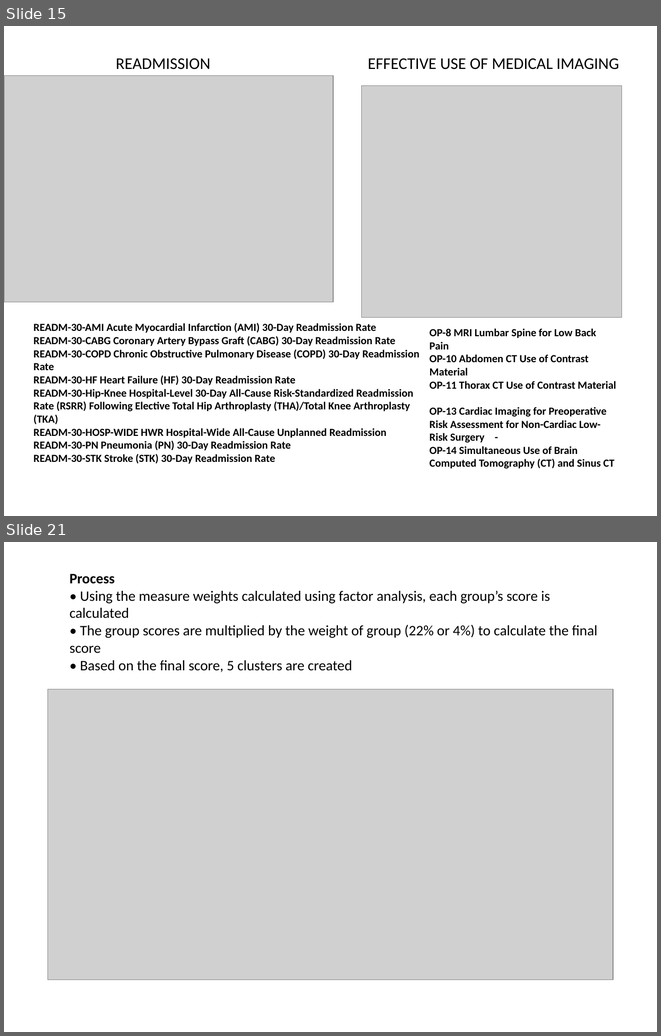
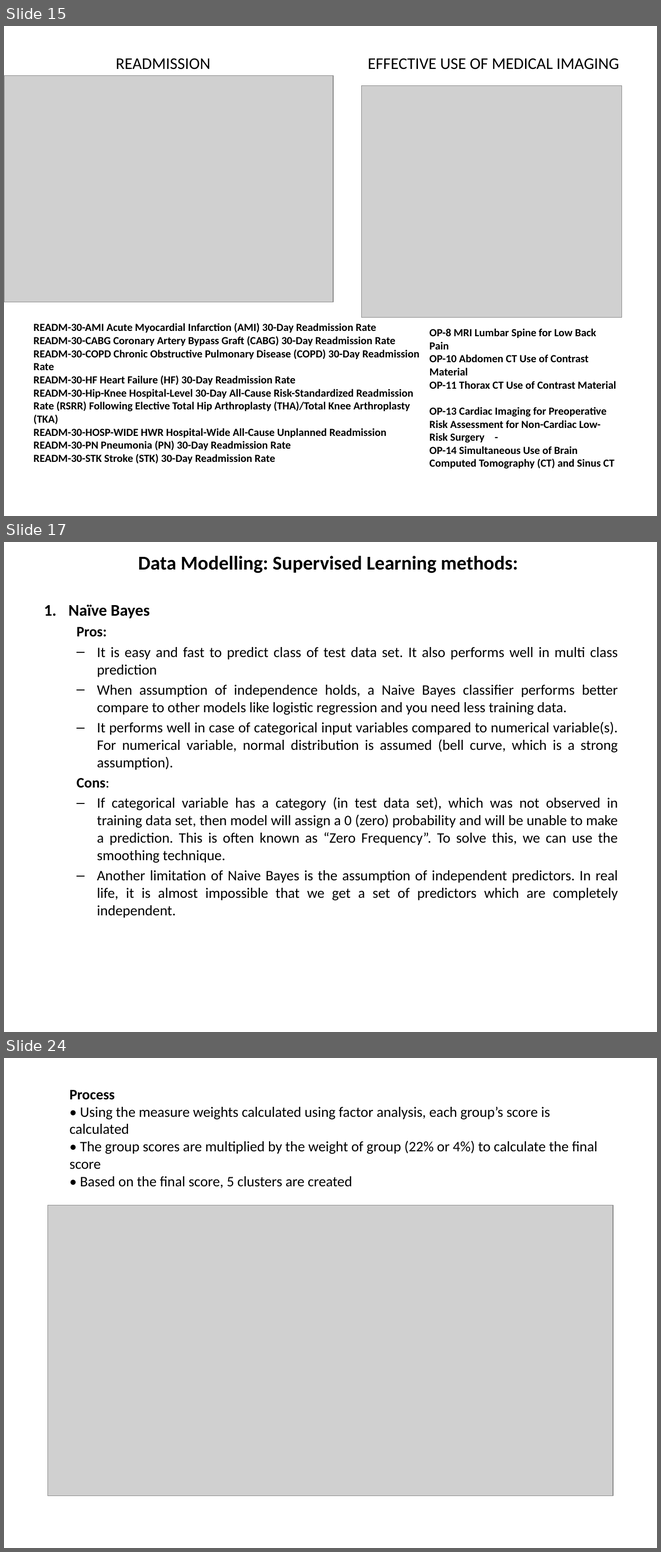
Before and after one commit to Prathyusha-Akundi/CMS_Hospital_Rating, a slide deck: CMS STAR-RATING.pptx. Shown one above the other, each under a label of ours: slides 15 and 21 before the commit, slides 15, 17 and 24 after it; the slides between them are not shown. The pictures are 661x1036 and 661x1552 pixels, drawn with LibreOffice and Linux fonts; fonts in the diff are those of the drawing; grey boxes stand for pictures. Boxes give left, top, right and bottom in pixels: in the first picture for what was removed or moved away, otherwise in the second. Text is boxed around its words. In the diff, an @@ line names an element or a change of style, - is before the commit and + after.

```diff
--- a/CMS STAR-RATING.pptx
+++ b/CMS STAR-RATING.pptx
@@ slide 17 added at [4,542,657,1032], background #FFFFFF @@
@@ title added at [138,556,518,573], 21.6 pt, text #000000, bold @@
+Data Modelling: Supervised Learning methods:
@@ text added at [69,605,618,918], 16 pt, text #000000 @@
+1. Naïve Bayes
+  Pros:
+  – It is easy and fast to predict class of test data set. It also performs well in multi class prediction
+  – When assumption of independence holds, a Naive Bayes classifier performs better compare to other models like logistic regression and you need less training data.
+  – It performs well in case of categorical input variables compared to numerical variable(s). For numerical variable, normal distribution is assumed (bell curve, which is a strong assumption).
+  Cons:
+  – If categorical variable has a category (in test data set), which was not observed in training data set, then model will assign a 0 (zero) probability and will be unable to make a prediction. This is often known as “Zero Frequency”. To solve this, we can use the smoothing technique.
+  – Another limitation of Naive Bayes is the assumption of independent predictors. In real life, it is almost impossible that we get a set of predictors which are completely independent.
@@ what was slide 21 is now slide 24 @@
```
Also in this commit, not shown: 12 slides changed, 2 other slides added.
